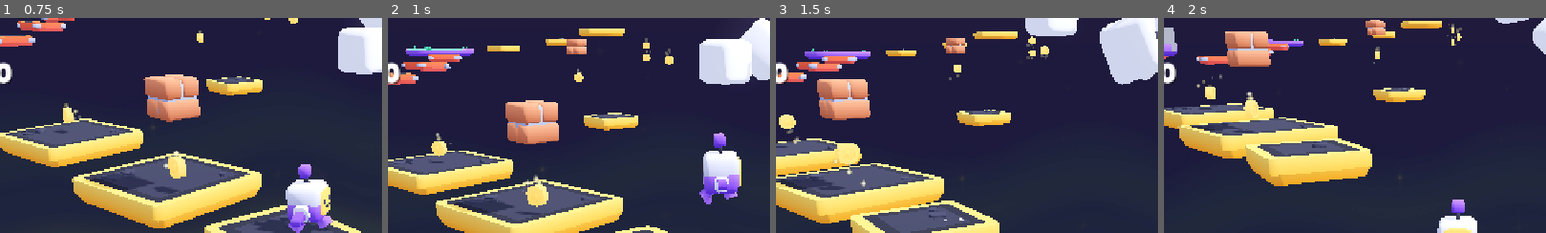
Above: before the commit, frames 1-4 (left to right).
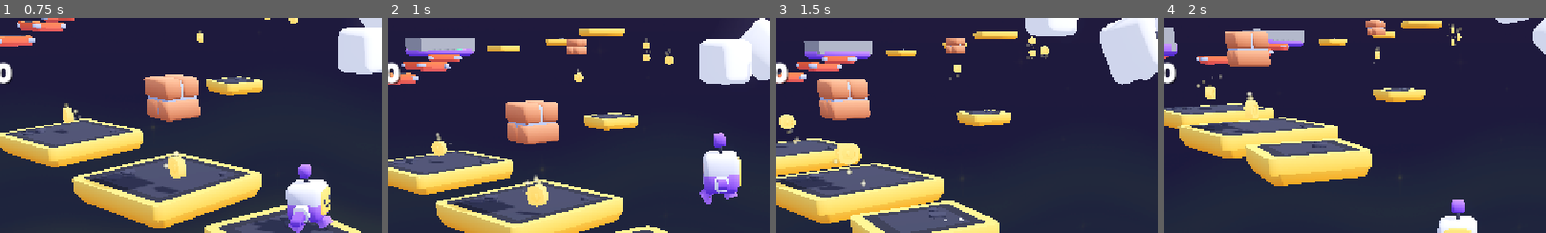
Above: after the commit, the same moments.

Repository: insertnewusername/3d-platformer
Game: Godot game, scene res://scenes/main.tscn
Same seed, same stepped clock (60 frames per second), same inputs: the game is played once before the commit and once after it.
Inputs (mouse positions are % of the whole screen's width and height, from its top left):
- Up to frame 1 (0.75 s): tap Enter at 0.5 s; move the mouse to (72, 45) at 0.52 s; hold D (move_right) from 0.53 s (still down); tap Down (camera_down) at 0.6 s; click (72, 45) at 0.67 s
- Up to frame 2 (1 s): keep holding D (move_right); tap Space (jump) at 0.77 s
- Up to frame 3 (1.5 s): move the mouse to (30, 55) at 1.27 s; release D (move_right) at 1.28 s; hold S (move_back) from 1.28 s (still down); tap Left (camera_left) at 1.35 s
- Up to frame 4 (2 s): keep holding S (move_back); tap Space (jump) at 1.52 s
The pictures show only the part of the screen within x 12-62%, y 0-50%; the shares and areas given below are measured in that part.

Frame 1 is identical in both runs. In frame 2, 1.0% of the frame differs, in the area x 4-23%, y 9-16%; in frame 3, 0.9%; in frame 4, 0.5%.
Error in both runs: Invalid assignment of property or key 'light_energy' with value of type 'float' on a base object of type 'null instance'. (res://scripts/main.gd:12)

Commit message:
added second checkpoint logic

Diff:
--- a/scenes/main.tscn
+++ b/scenes/main.tscn
@@ -160,30 +160,43 @@
 [node name="brick3" parent="World" unique_id=1831941675 instance=ExtResource("12_jkv2x")]
 transform = Transform3D(0.93908226, 0, 0.34369248, 0, 1, 0, -0.34369248, 0, 0.93908226, -19.034018, 3.215011, -12.660945)
 
-[node name="Checkpoint1" type="Area3D" parent="World" unique_id=1777955934]
+[node name="Fallingplatforms" type="Node3D" parent="World" unique_id=213989774]
+
+[node name="platform-falling" parent="World/Fallingplatforms" unique_id=449689416 instance=ExtResource("9_2fnpo")]
+transform = Transform3D(0.984808, 0, 0.17364801, -0.007650115, 0.9990291, 0.043386012, -0.17347942, -0.044055298, 0.98385185, -32.141792, 2.070179, -10.24524)
+
+[node name="platform-falling2" parent="World/Fallingplatforms" unique_id=915050357 instance=ExtResource("9_2fnpo")]
+transform = Transform3D(0.994522, 0, -0.104528, 0, 1, 0, 0.104528, 0, 0.994522, -28.309387, 1.5899663, -6.732889)
+
+[node name="platform-falling3" parent="World/Fallingplatforms" unique_id=267862304 instance=ExtResource("9_2fnpo")]
+transform = Transform3D(0.939693, 0, 0.34202, 0, 1, 0, -0.34202, 0, 0.939693, -24.520462, 1.9905783, -1.7972431)
+
+[node name="platform-falling4" parent="World/Fallingplatforms" unique_id=398535366 instance=ExtResource("9_2fnpo")]
+transform = Transform3D(0.48337367, 0, 0.87541413, 0, 1, 0, -0.87541413, 0, 0.48337367, -35.681953, 2.445171, -13.172977)
+
+[node name="Checkpoints" type="Node3D" parent="World" unique_id=101236926]
+
+[node name="Checkpoint1" type="Area3D" parent="World/Checkpoints" unique_id=1777955934]
 transform = Transform3D(1, 0, 0, 0, 1, 0, 0, 0, 1, -18.222496, 2.654313, 0)
 
-[node name="CollisionShape3D" type="CollisionShape3D" parent="World/Checkpoint1" unique_id=401111257]
+[node name="CollisionShape3D" type="CollisionShape3D" parent="World/Checkpoints/Checkpoint1" unique_id=401111257]
 transform = Transform3D(1, 0, 0, 0, 1, 0, 0, 0, 1, -0.08984375, 0, 0.21466064)
 shape = SubResource("BoxShape3D_jkv2x")
 
-[node name="MeshInstance3D" type="MeshInstance3D" parent="World/Checkpoint1" unique_id=1791835954]
+[node name="MeshInstance3D" type="MeshInstance3D" parent="World/Checkpoints/Checkpoint1" unique_id=1791835954]
 transform = Transform3D(3.0330265, 0, 0, 0, 1, 0, 0, 0, 4.254046, 0, 0.14813066, 0.41261202)
 mesh = SubResource("BoxMesh_jbj1t")
 
-[node name="Fallingplatforms" type="Node3D" parent="World" unique_id=213989774]
-
-[node name="platform-falling" parent="World/Fallingplatforms" unique_id=449689416 instance=ExtResource("9_2fnpo")]
-transform = Transform3D(0.984808, 0, 0.17364801, -0.007650115, 0.9990291, 0.043386012, -0.17347942, -0.044055298, 0.98385185, -32.141792, 2.070179, -10.24524)
-
-[node name="platform-falling2" parent="World/Fallingplatforms" unique_id=915050357 instance=ExtResource("9_2fnpo")]
-transform = Transform3D(0.994522, 0, -0.104528, 0, 1, 0, 0.104528, 0, 0.994522, -28.309387, 1.5899663, -6.732889)
-
-[node name="platform-falling3" parent="World/Fallingplatforms" unique_id=267862304 instance=ExtResource("9_2fnpo")]
-transform = Transform3D(0.939693, 0, 0.34202, 0, 1, 0, -0.34202, 0, 0.939693, -24.520462, 1.9905783, -1.7972431)
-
-[node name="platform-falling4" parent="World/Fallingplatforms" unique_id=398535366 instance=ExtResource("9_2fnpo")]
-transform = Transform3D(0.48337367, 0, 0.87541413, 0, 1, 0, -0.87541413, 0, 0.48337367, -35.681953, 2.445171, -13.172977)
+[node name="Checkpoint2" type="Area3D" parent="World/Checkpoints" unique_id=656652853]
+transform = Transform3D(1, 0, 0, 0, 1, 0, 0, 0, 1, -40.491734, 3.4279928, -15.511991)
+
+[node name="CollisionShape3D" type="CollisionShape3D" parent="World/Checkpoints/Checkpoint2" unique_id=1280213009]
+transform = Transform3D(1, 0, 0, 0, 1, 0, 0, 0, 1, -0.08984375, 0, 0.21466064)
+shape = SubResource("BoxShape3D_jkv2x")
+
+[node name="MeshInstance3D" type="MeshInstance3D" parent="World/Checkpoints/Checkpoint2" unique_id=2044679816]
+transform = Transform3D(3.0330265, 0, 0, 0, 1, 0, 0, 0, 4.254046, 0, 0.14813066, 0.41261202)
+mesh = SubResource("BoxMesh_jbj1t")
 
 [node name="Sun" type="DirectionalLight3D" parent="." unique_id=2119582164]
 transform = Transform3D(-0.422618, -0.694272, 0.582563, 0, 0.642788, 0.766044, -0.906308, 0.323744, -0.271654, 0, 0, 0)
@@ -234,4 +247,5 @@
 metadata/_edit_use_anchors_ = true
 
 [connection signal="coin_collected" from="Player" to="HUD" method="_on_coin_collected"]
-[connection signal="body_entered" from="World/Checkpoint1" to="." method="_on_checkpoint_1_body_entered"]
+[connection signal="body_entered" from="World/Checkpoints/Checkpoint1" to="." method="_on_checkpoint_1_body_entered"]
+[connection signal="body_entered" from="World/Checkpoints/Checkpoint2" to="." method="_on_checkpoint_2_body_entered"]
--- a/scripts/main.gd
+++ b/scripts/main.gd
@@ -18,3 +18,9 @@
 	if body.name == "Player":
 		Main.checkpoint_pos = Vector3(-17.82843, 2.570076, 0.394019)
 		print("checkpoint changed to", Main.checkpoint_pos)
+
+
+func _on_checkpoint_2_body_entered(body: Node3D) -> void:
+	if body.name == "Player":
+		Main.checkpoint_pos = Vector3(-40.27348, 3.202805, -15.12877)
+		print("checkpoint changed to", Main.checkpoint_pos)
--- a/scripts/player.gd
+++ b/scripts/player.gd
@@ -149,7 +149,6 @@
 # Jumping
 
 func jump():
-
 	Audio.play("res://sounds/jump.ogg")
 
 	gravity = -jump_strength
